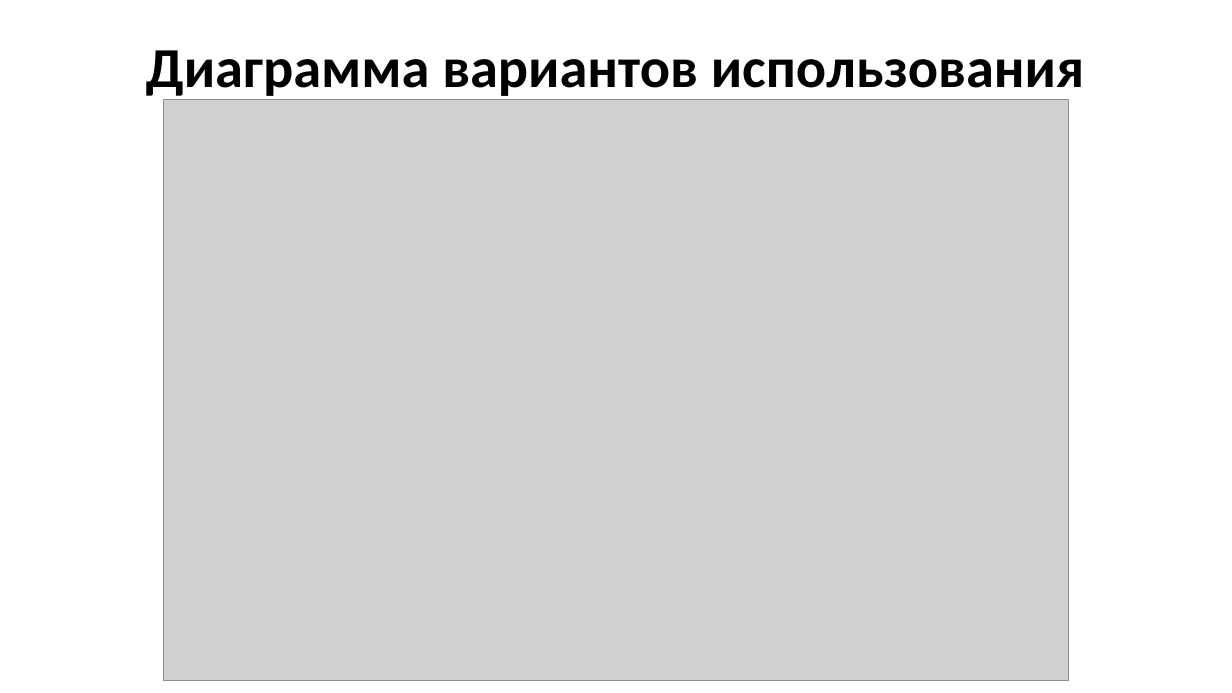
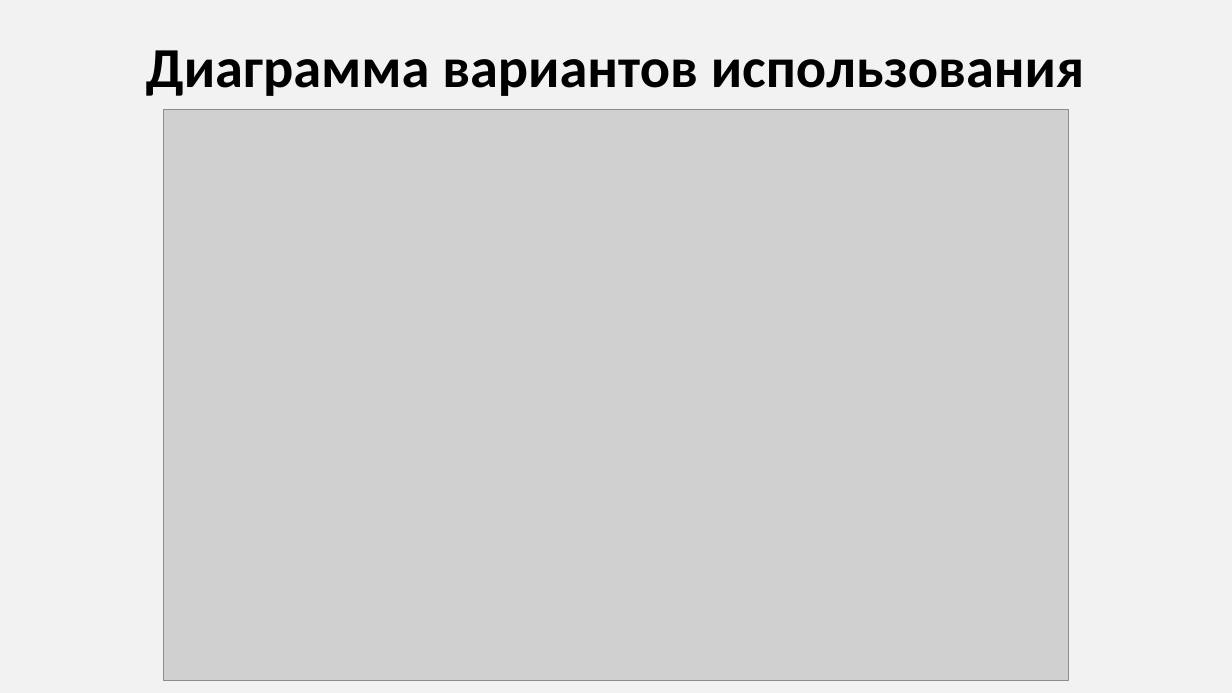
Before and after one commit to Kristafer/web-notes, a slide deck: slide 8 of documents/Пискарёв_Кирилл_Защита.pptx. Drawn at 1232x693 pixels with LibreOffice and Linux fonts; fonts in the diff are those of the drawing; grey boxes stand for pictures. Boxes give left, top, right and bottom in pixels: in the first picture for what was removed or moved away, otherwise in the second. Text is boxed around its words. In the diff, an @@ line names an element or a change of style, - is before the commit and + after.

```diff
--- a/documents/Пискарёв_Кирилл_Защита.pptx
+++ b/documents/Пискарёв_Кирилл_Защита.pptx
@@ background #FFFFFF to #F2F2F2 @@
@@ picture: place and size @@
-picture at box(164, 100, 1069, 680)
+picture at box(164, 110, 1069, 680)
```
Also in this commit, not shown: 22 other slides changed, 1 slide removed, 15 other files.
